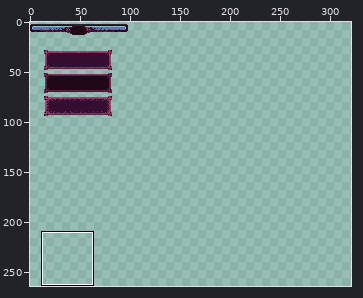
Pixel-art file: assets/aseprite/myUI.aseprite. Above, an overview of the earlier version with the close-up marked.
Close-up. The starting point:
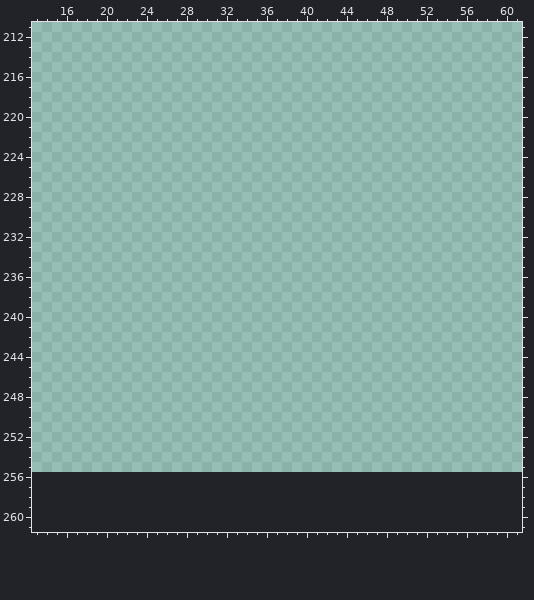
256x256 pixels, 1 frame. Shown: x 13..61, y 211..261. The old version is drawn lined up with the new one, on the new canvas. The wide view leaves out empty margins. The commit also changed other parts of the picture, which this record leaves out.
Visible layers, top first: "Layer 2", "Layer 1 Copy", "exp-bar-progress", "exp-bar-bottom".
Palette (. is transparent): 
Pixels before (only the part around the change), first column x 13:
211 .................................................
212 .................................................
213 .................................................
214 .................................................
215 .................................................
216 .................................................
217 .................................................
218 .................................................
219 .................................................
220 .................................................
221 .................................................
222 .................................................
223 .................................................
224 .................................................
225 .................................................
226 .................................................
227 .................................................
228 .................................................
229 .................................................
230 .................................................
231 .................................................
232 .................................................
233 .................................................
234 .................................................
235 .................................................
236 .................................................
237 .................................................
238 .................................................
239 .................................................
240 .................................................
241 .................................................
242 .................................................
243 .................................................
244 .................................................
245 .................................................
246 .................................................
247 .................................................
248 .................................................
249 .................................................
250 .................................................
251 .................................................
252 .................................................
253 .................................................
254 .................................................
255 .................................................
256 .................................................
257 .................................................
258 .................................................
259 .................................................
260 .................................................
261 .................................................
After the commit:
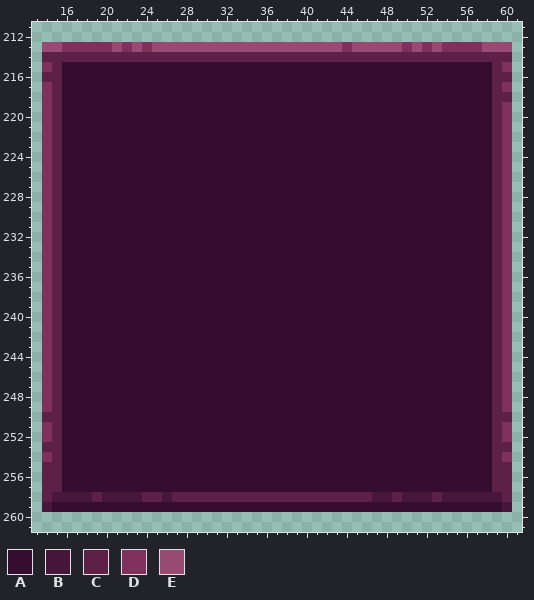
Colours new in this view: A #340d31  B #46173a  C #5d2047  D #7f305c  E #974b72
What changed:
canvas 256x256 -> 512x512
The edit adds colour A in rows 215 to 257 at x 16 to 58; in row 259 at x 15 to 59.
The edit adds colour B in row 258 at x 15 to 18, 20 to 23, 26, 47 to 48, 50 to 52 and 54 to 59; in row 259 at x 14 and 60.
The edit adds colour C in row 214 at x 14 to 60; in row 215 at x 15 and 59; in row 216 at x 14 to 15 and 59 to 60; in row 217 at x 15 and 59; in row 218 at x 15 and 59 to 60; in rows 219 to 249 at x 15 and 59.
The edit adds colour C in row 250 at x 14 to 15 and 59 to 60; in rows 251 to 252 at x 15 and 59; in row 253 at x 14 to 15 and 59 to 60; in row 254 at x 15 and 59; in rows 255 to 257 at x 14 to 15 and 59 to 60; in row 258 at x 14, 19, 24 to 25, 27 to 46, 49, 53 and 60.
The edit adds colour D in row 213 at x 16 to 20, 22, 24, 44, 50, 52 and 54 to 57; in row 215 at x 14 and 60; in row 217 at x 14 and 60; in row 218 at x 14; in rows 219 to 249 at x 14 and 60; in rows 251 to 252 at x 14 and 60.
The edit adds colour D in row 254 at x 14 and 60.
The edit adds colour E in row 213 at x 14 to 15, 21, 23, 25 to 43, 45 to 49, 51, 53 and 58 to 60.
